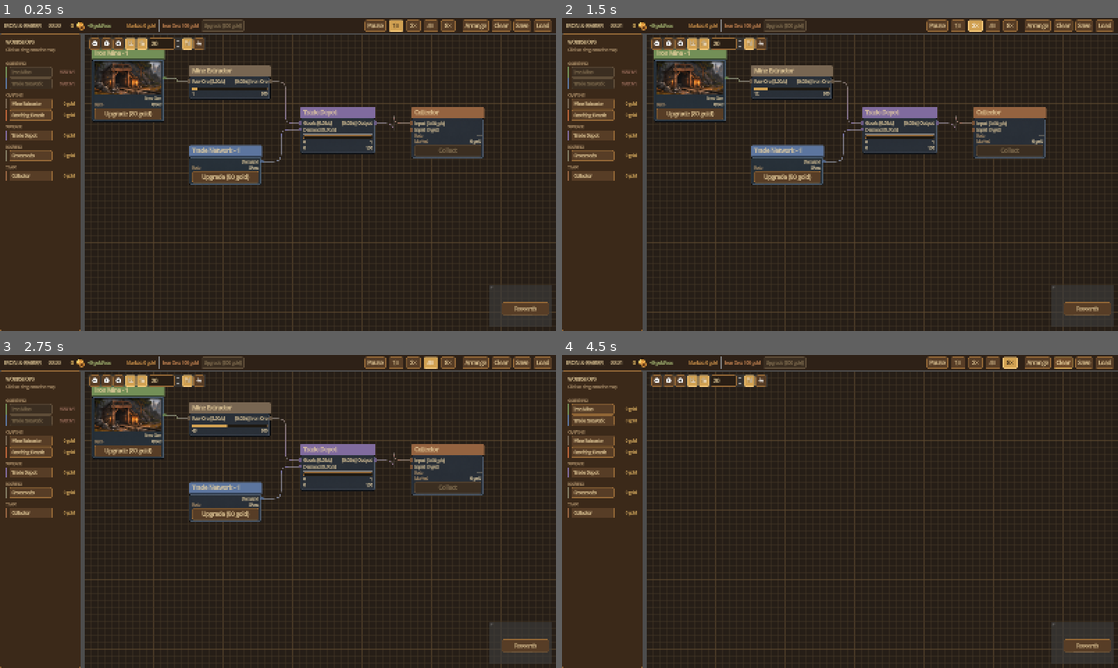
Above: before the commit, frames 1-4 (two rows, left to right).
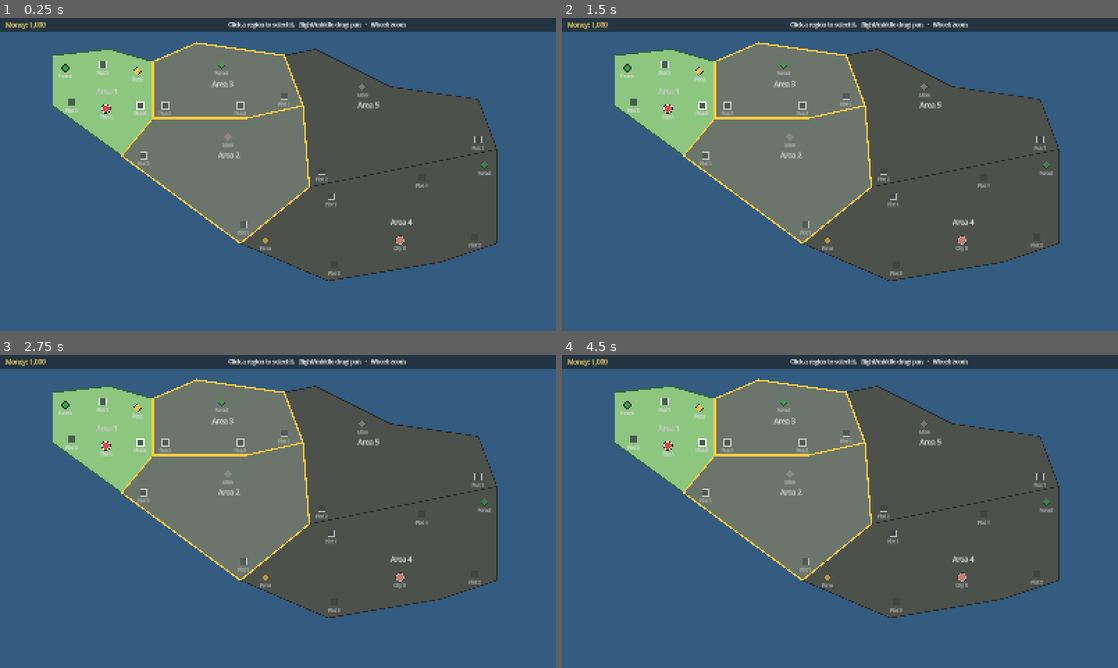
Above: after the commit, the same moments.

Repository: sgtdali/flowgame
Game: Godot game, scene res://features/worldmap/WorldMap.tscn
The game is run twice, just before and just after one commit, with the same random seed, the same clock (stepped at 60 frames per second) and the same inputs. Before the commit the project starts from res://features/game/game.tscn.
Inputs (mouse positions are in pixels of both pictures, inside the frame that each line leads up to):
- Up to frame 1 (0.25 s): no input
- Up to frame 2 (1.5 s): click (956, 24) at 0.5 s, where only the run before the commit has a clickable "1×"; click (973, 24) at 1.25 s, where only the run before the commit has a clickable "2×"
- Up to frame 3 (2.75 s): click (433, 361) at 2 s, where only the run before the commit has a clickable "4×"
- Up to frame 4 (4.5 s): click (1012, 361) at 2.75 s, where only the run before the commit has a clickable "8×"; click (1040, 361) at 3.5 s, where only the run before the commit has a clickable "Arrange"; click (1062, 361) at 4.25 s, where only the run before the commit has a clickable "Clear"

The runs differ from the first frame. In frame 1, 99% of the frame differs, in the area x 0-100%, y 0-100%; in frame 2, 99%; in frame 3, 99%; in frame 4, 100%.

Commit message:
Açılış sahnesini dünya haritası yap
Co-Authored-By: Claude Opus 5.5 <noreply@anthropic.com>

Diff:
--- a/project.godot
+++ b/project.godot
@@ -12,7 +12,7 @@
 
 config/name="Iron & Ember"
 config/description="Build an iron and power industrial network."
-run/main_scene="res://features/game/game.tscn"
+run/main_scene="res://features/worldmap/WorldMap.tscn"
 config/features=PackedStringArray("4.6")
 config/icon="res://icon.svg"
 
Not shown, changed: CLAUDE.md
